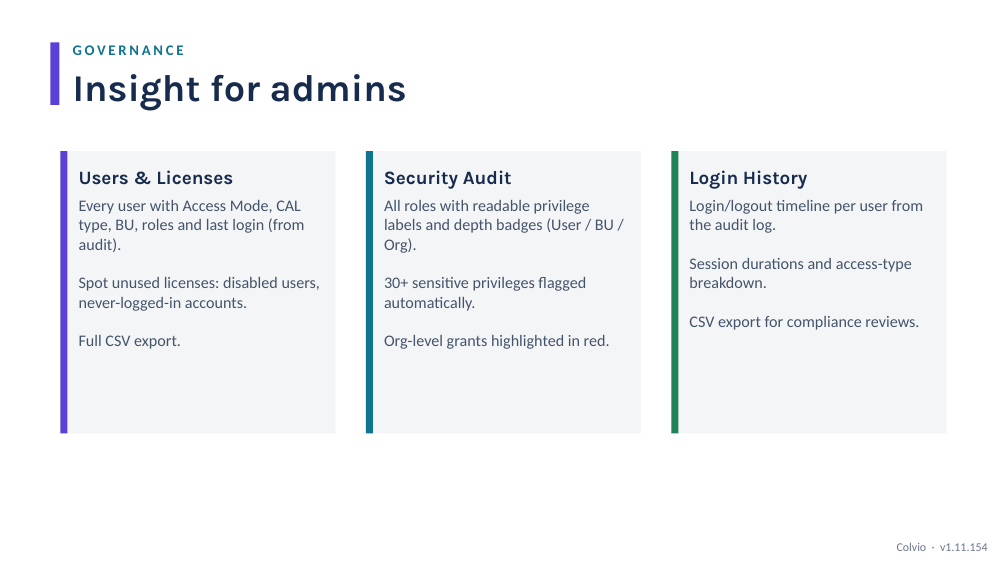
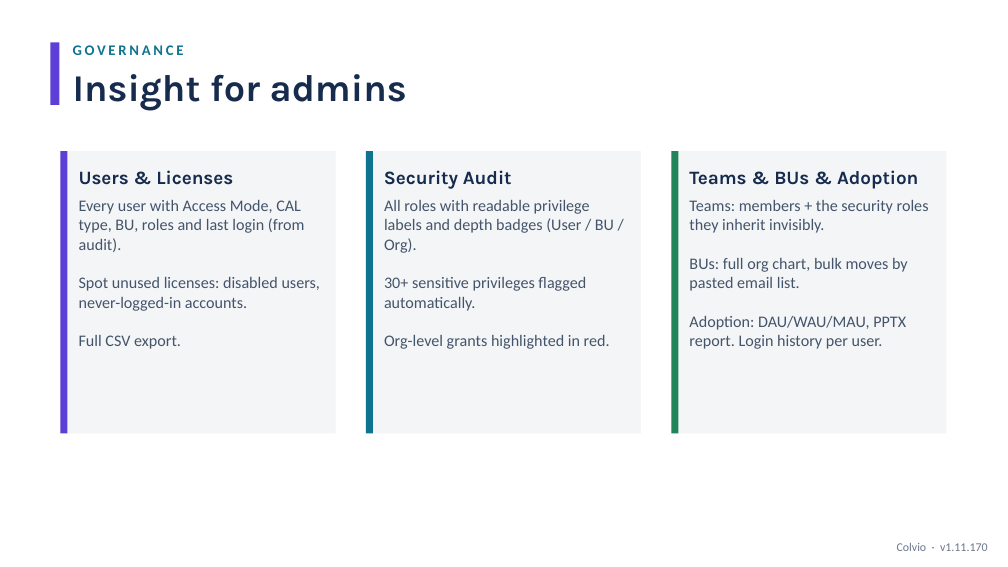
Before and after one commit to zmissoum/colvio, a slide deck: slide 11 of docs/Colvio_Walkthrough.pptx. Drawn at 1008x567 pixels with LibreOffice and Linux fonts; fonts in the diff are those of the drawing. Boxes give left, top, right and bottom in pixels: in the first picture for what was removed or moved away, otherwise in the second. Text is boxed around its words. In the diff, an @@ line names an element or a change of style, - is before the commit and + after.

```diff
--- a/docs/Colvio_Walkthrough.pptx
+++ b/docs/Colvio_Walkthrough.pptx
@@ text at [689,170,918,189]: text changed @@
-Login History
+Teams & BUs & Adoption
@@ text at [689,200,929,349]: text changed @@
-Login/logout timeline per user from the audit log.
-Session durations and access-type breakdown.
-CSV export for compliance reviews.
+Teams: members + the security roles they inherit invisibly.
+BUs: full org chart, bulk moves by pasted email list.
+Adoption: DAU/WAU/MAU, PPTX report. Login history per user.
@@ text at [897,543,988,551]: text changed @@
-Colvio · v1.11.154
+Colvio · v1.11.170
```
Also in this commit, not shown: 10 other slides changed, 10 other files.
